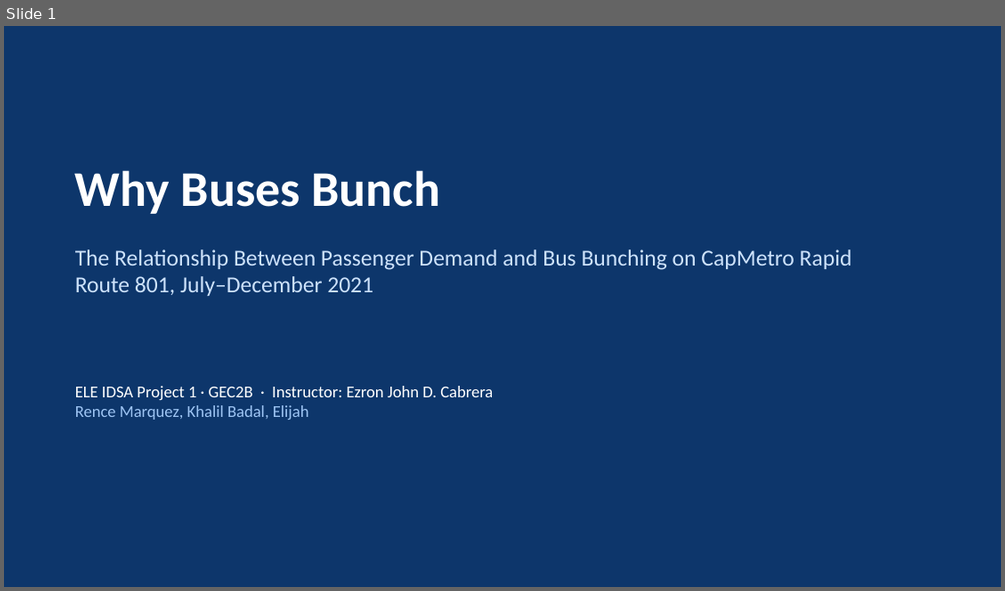
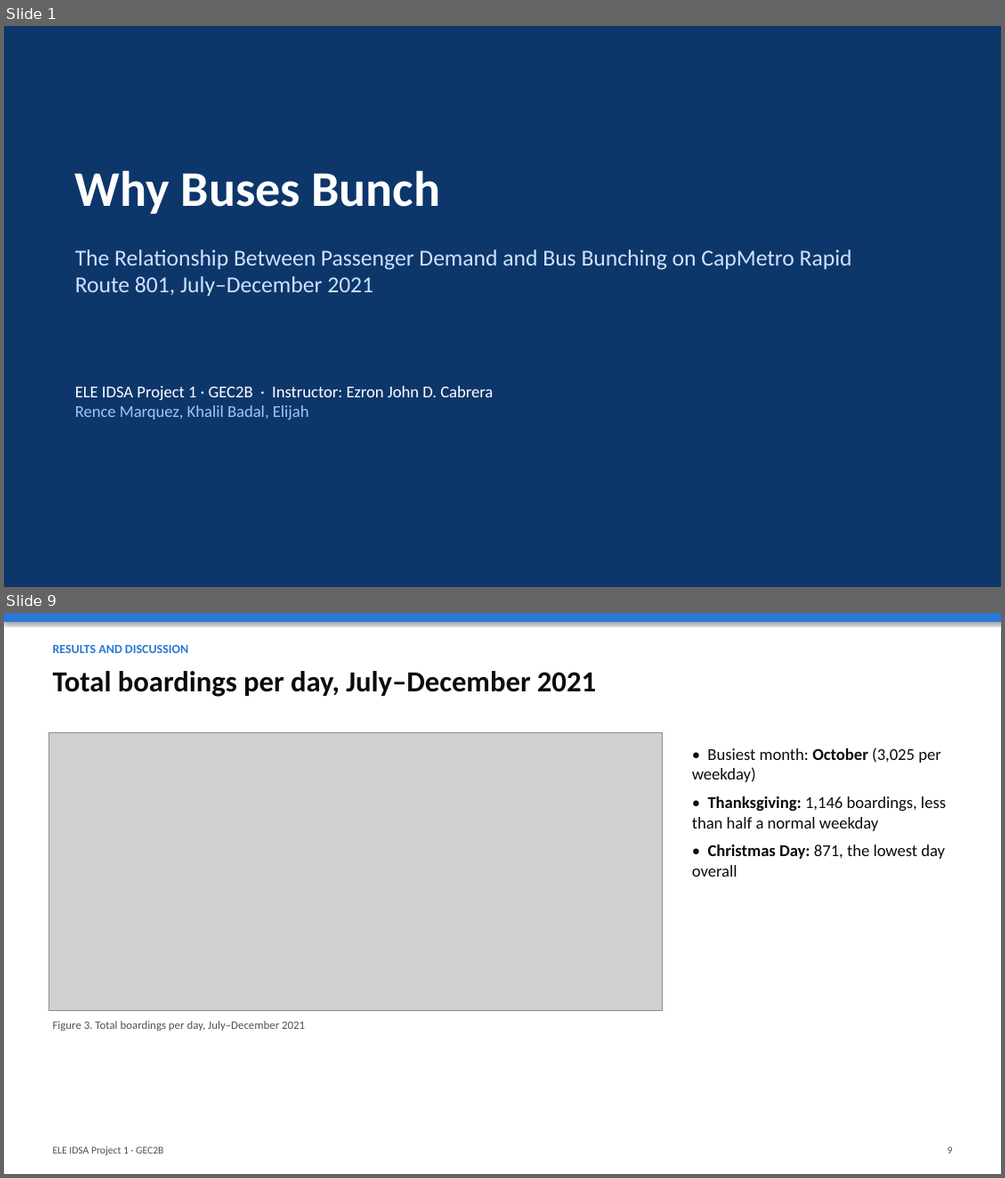
Before and after one commit to RJL-Marquez/ELE-IDSA-PROJECT-1, a slide deck: report/output/ELE_IDSA_Project1_Slides.pptx. Shown one above the other, each under a label of ours: slide 1 before the commit, slides 1 and 9 after it; the slides between them are not shown. The pictures are 1005x591 and 1005x1178 pixels, drawn with LibreOffice and Linux fonts; fonts in the diff are those of the drawing; grey boxes stand for pictures. Boxes give left, top, right and bottom in pixels: in the first picture for what was removed or moved away, otherwise in the second. Text is boxed around its words. In the diff, an @@ line names an element or a change of style, - is before the commit and + after.

```diff
--- a/report/output/ELE_IDSA_Project1_Slides.pptx
+++ b/report/output/ELE_IDSA_Project1_Slides.pptx
@@ slide 9 added at (4,613,1001,1174), background #FFFFFF @@
@@ rectangle added at (4,613,1001,622), fill #2A78D6 @@
@@ text added at (53,645,188,653), 12 pt, text #2A78D6, bold @@
+RESULTS AND DISCUSSION
@@ text added at (53,671,596,697), 28 pt, text #0B0B0B, bold @@
+Total boardings per day, July–December 2021
@@ picture added at (48,732,662,1010) @@
@@ text added at (692,747,946,876), 16 pt, text #0B0B0B @@
+• Busiest month: October (3,025 per weekday)
+• Thanksgiving: 1,146 boardings, less than half a normal weekday
+• Christmas Day: 871, the lowest day overall
@@ text added at (53,1021,305,1030), 11 pt, text #52514E @@
+Figure 3. Total boardings per day, July–December 2021
@@ text added at (53,1146,163,1155), 10 pt, text #52514E @@
+ELE IDSA Project 1 · GEC2B
@@ text added at (947,1146,953,1153), 10 pt, text #52514E @@
+9
```
Also in this commit, not shown: 14 slides changed, 3 other slides added, 2 slides removed, 19 other files.
